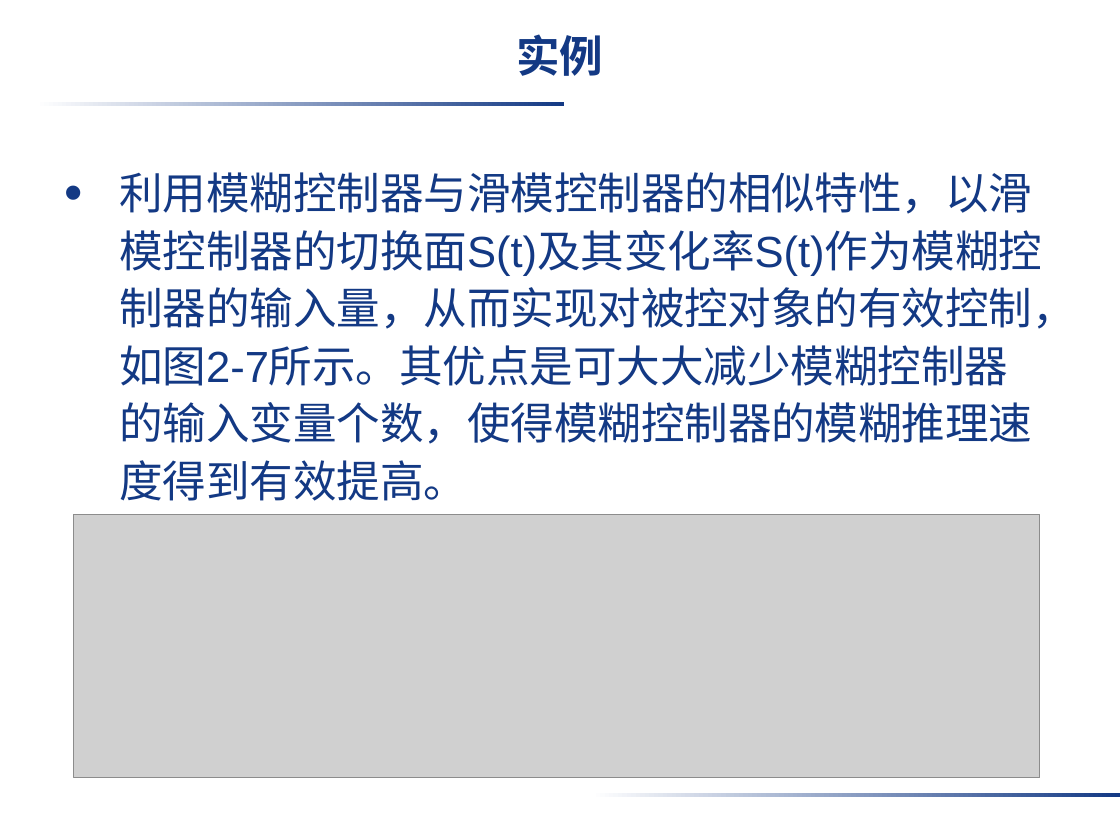
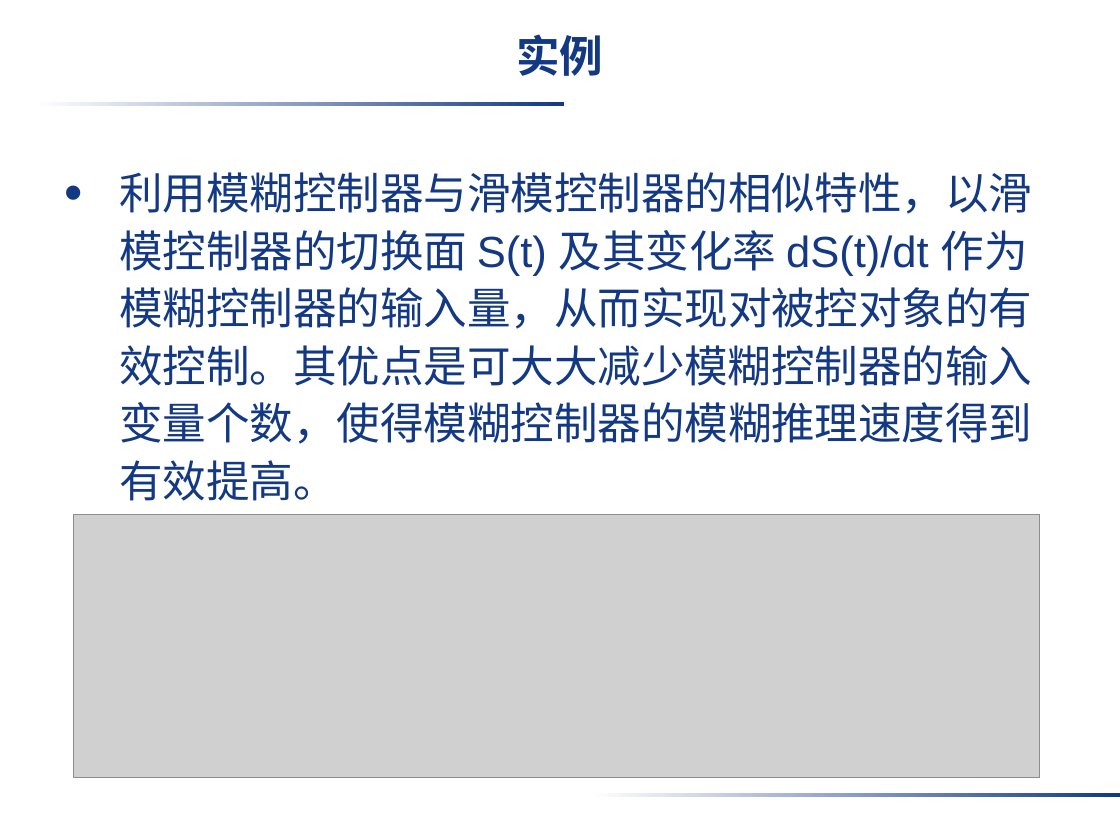
Before and after one commit to liujimu/fuzzy_control_homework, a slide deck: slide 38 of 第一次作业_刘继沐.pptx (slide 36 before the commit). Drawn at 1120x840 pixels with LibreOffice and Linux fonts; fonts in the diff are those of the drawing; grey boxes stand for pictures; background and template pictures are left out. Boxes give left, top, right and bottom in pixels: in the first picture for what was removed or moved away, otherwise in the second. Text is boxed around its words. In the diff, an @@ line names an element or a change of style, - is before the commit and + after.

Commit message:
modify ppt

```diff
--- a/第一次作业_刘继沐.pptx
+++ b/第一次作业_刘继沐.pptx
@@ text at <box>119,172,1032,501</box>: text changed @@
-• 利用模糊控制器与滑模控制器的相似特性，以滑模控制器的切换面S(t)及其变化率S(t)作为模糊控制器的输入量，从而实现对被控对象的有效控制，如图2-7所示。其优点是可大大减少模糊控制器的输入变量个数，使得模糊控制器的模糊推理速度得到有效提高。
+• 利用模糊控制器与滑模控制器的相似特性，以滑模控制器的切换面 S(t) 及其变化率 dS(t)/dt 作为模糊控制器的输入量，从而实现对被控对象的有效控制。其优点是可大大减少模糊控制器的输入变量个数，使得模糊控制器的模糊推理速度得到有效提高。
```
Also in this commit, not shown: 2 other slides changed, 4 slides added, 1 slide removed.
